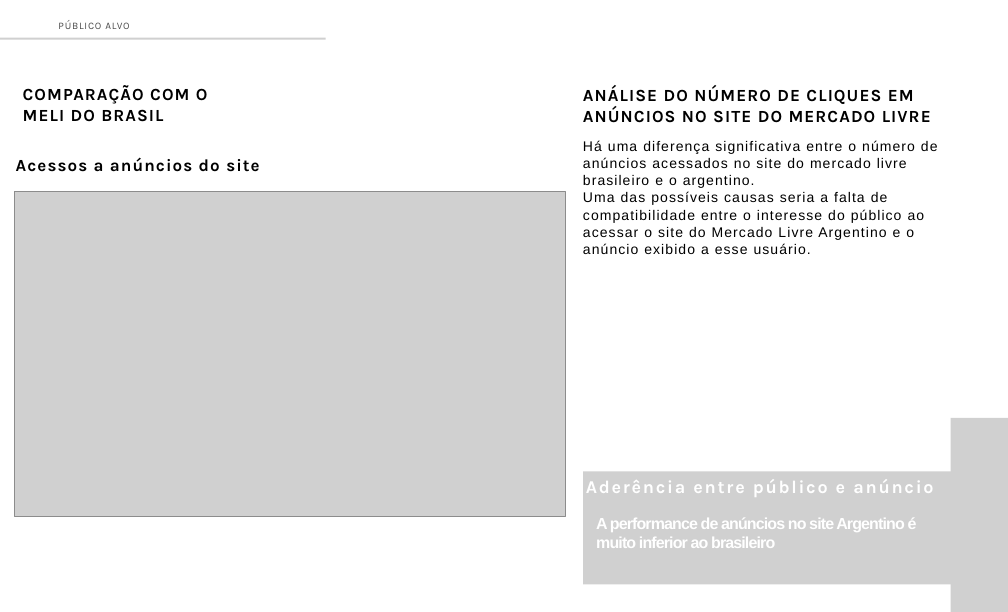
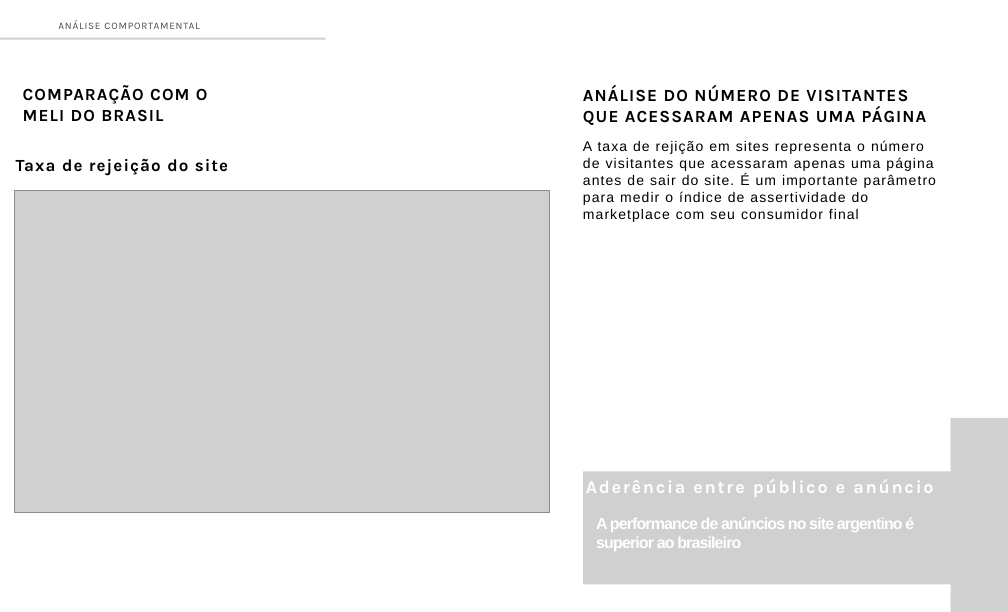
Before and after one commit to AndreBertollo/Desafio-Mercado-Livre, a slide deck: slide 15 of Apresentação/Estudo de Mercado - Aderência Meli Mercado Argentino.pptx. Drawn at 1008x612 pixels with LibreOffice and Linux fonts; fonts in the diff are those of the drawing; grey boxes stand for pictures. Boxes give left, top, right and bottom in pixels: in the first picture for what was removed or moved away, otherwise in the second. Text is boxed around its words. In the diff, an @@ line names an element or a change of style, - is before the commit and + after.

```diff
--- a/Apresentação/Estudo de Mercado - Aderência Meli Mercado Argentino.pptx
+++ b/Apresentação/Estudo de Mercado - Aderência Meli Mercado Argentino.pptx
@@ text at bbox=[58, 20, 199, 29]: text changed @@
-PÚBLICO ALVO
+ANÁLISE COMPORTAMENTAL
@@ text at bbox=[583, 86, 927, 125]: text changed @@
-ANÁLISE DO NÚMERO DE CLIQUES EM ANÚNCIOS NO SITE DO MERCADO LIVRE
+ANÁLISE DO NÚMERO DE VISITANTES QUE ACESSARAM APENAS UMA PÁGINA
@@ text at bbox=[583, 140, 936, 222]: text changed @@
-Há uma diferença significativa entre o número de anúncios acessados no site do mercado livre brasileiro e o argentino.
-Uma das possíveis causas seria a falta de compatibilidade entre o interesse do público ao acessar o site do Mercado Livre Argentino e o anúncio exibido a esse usuário.
+A taxa de rejição em sites representa o número de visitantes que acessaram apenas uma página antes de sair do site. É um importante parâmetro para medir o índice de assertividade do marketplace com seu consumidor final
@@ text at bbox=[16, 159, 228, 176]: text changed @@
-Acessos a anúncios do site
+Taxa de rejeição do site
@@ picture: place and size @@
-picture at bbox=[14, 192, 564, 517]
+picture at bbox=[14, 191, 549, 513]
@@ text at bbox=[596, 518, 914, 551]: text changed @@
-A performance de anúncios no site Argentino é muito inferior ao brasileiro
+A performance de anúncios no site argentino é superior ao brasileiro
```
Also in this commit, not shown: 18 other slides changed, 1 other file.
